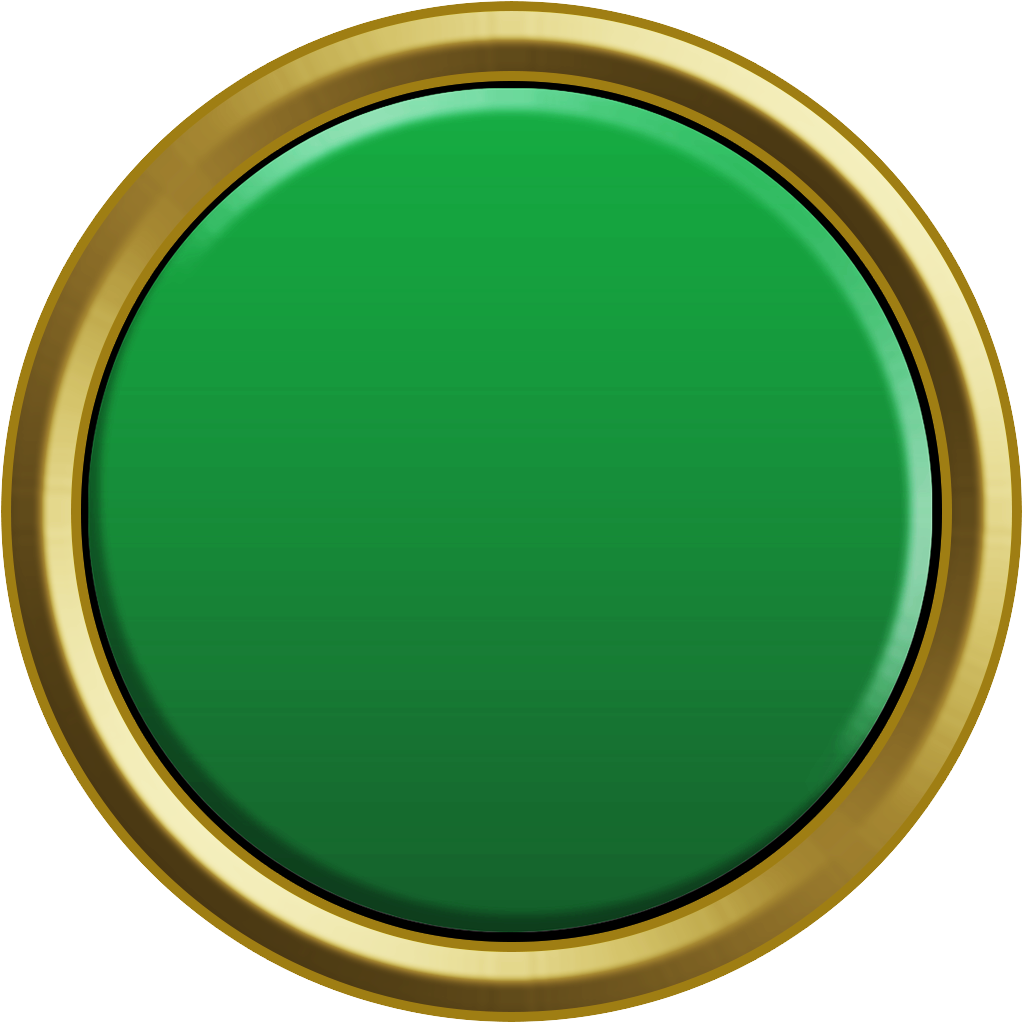
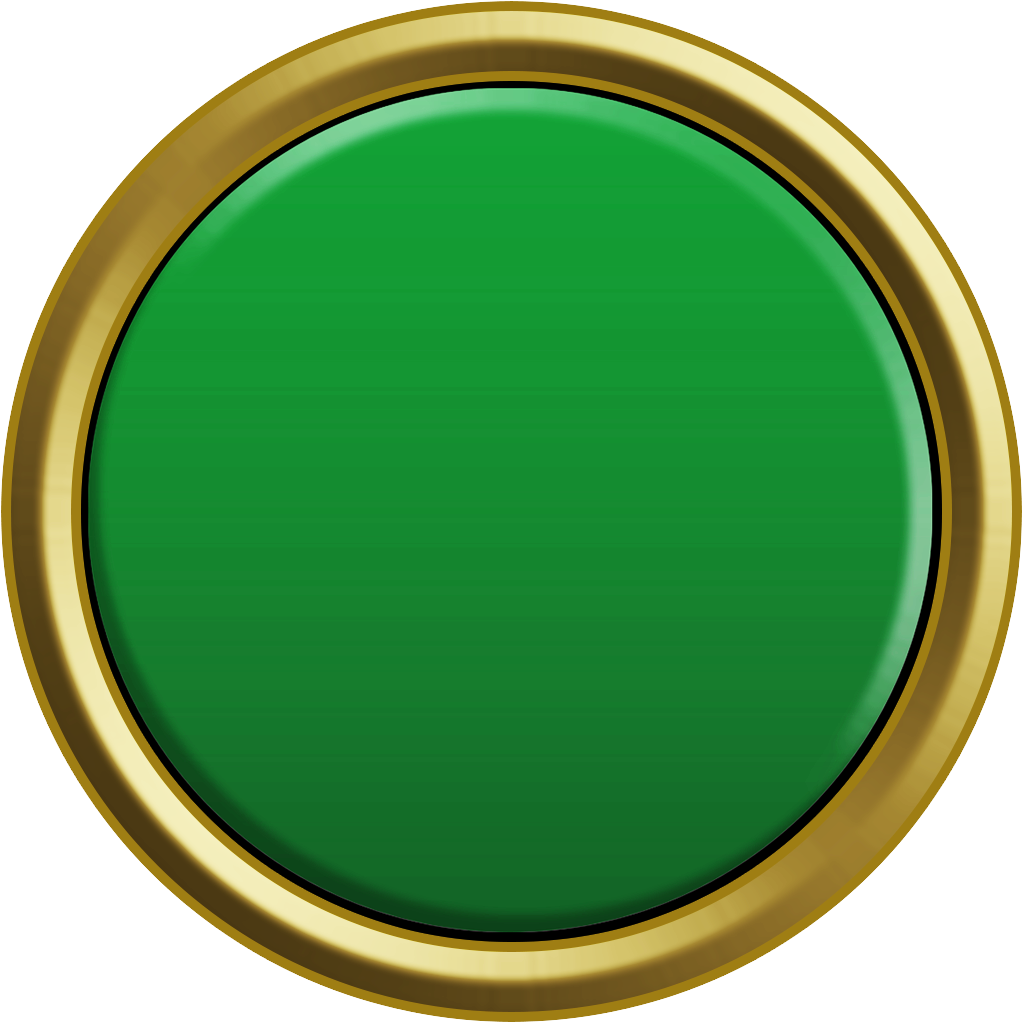
The second 1024×1024 image is a revision of the first. Changes to its layers:
pixels changed over [88, 88, 933, 933] (layer not identified)